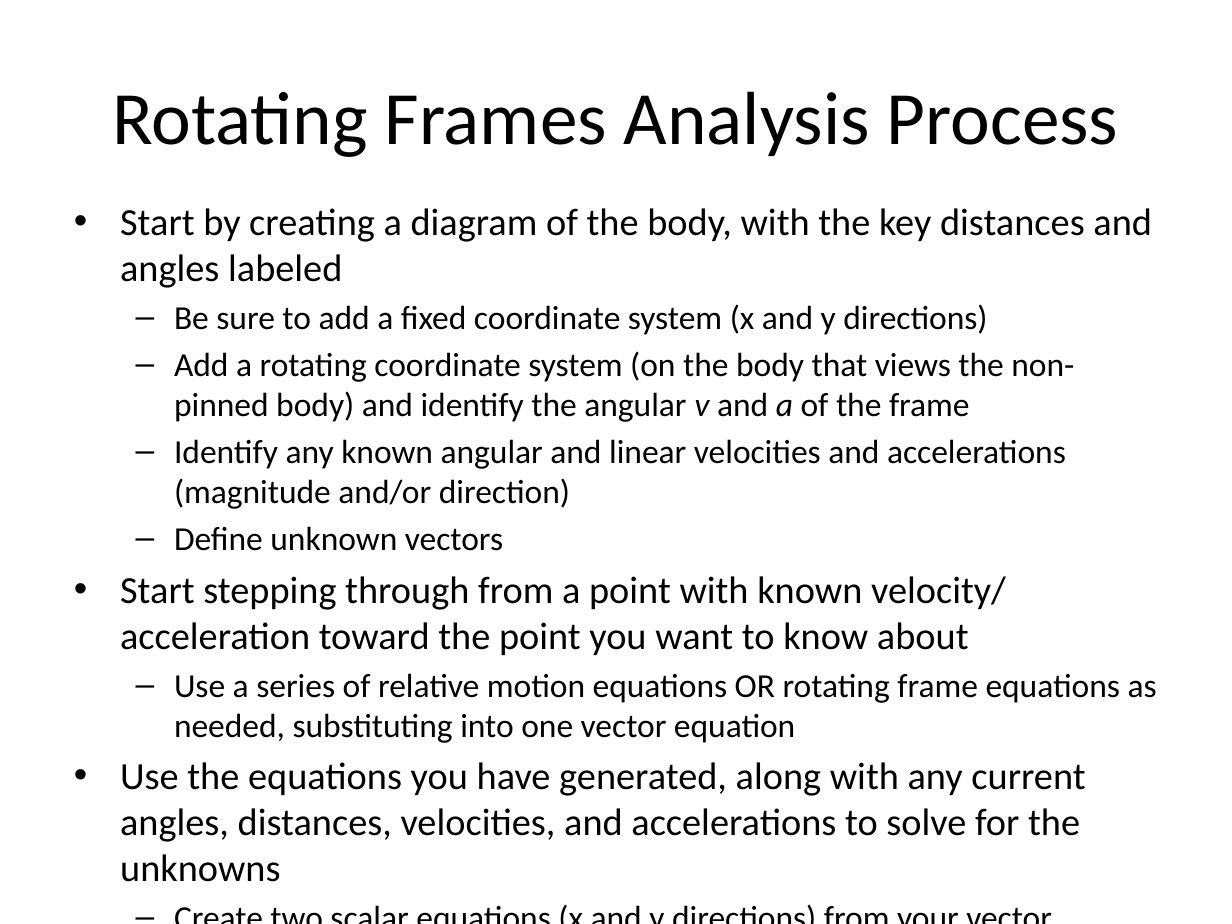
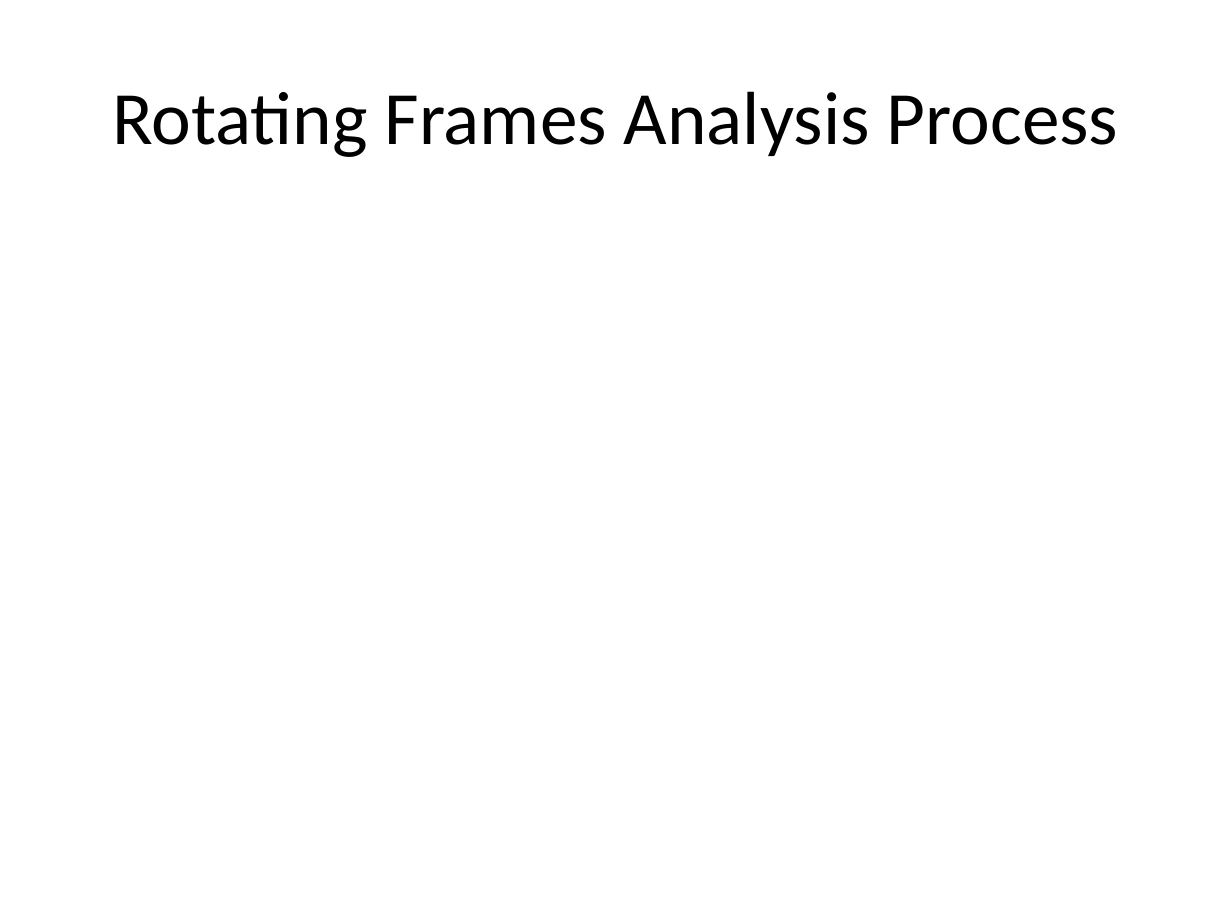
Before and after one commit to JacobMoore/mechanics_textbook, a slide deck: slide 10 of Lecture Slides/VideoLectureSlides/12.8 vector.pptx. Drawn at 1232x924 pixels with LibreOffice and Linux fonts; fonts in the diff are those of the drawing; grey boxes stand for pictures. Boxes give left, top, right and bottom in pixels: in the first picture for what was removed or moved away, otherwise in the second. Text is boxed around its words. In the diff, an @@ line names an element or a change of style, - is before the commit and + after.

```diff
--- a/Lecture Slides/VideoLectureSlides/12.8 vector.pptx
+++ b/Lecture Slides/VideoLectureSlides/12.8 vector.pptx
@@ text removed at (x1=120, y1=208, x2=1157, y2=882) @@
-• Start by creating a diagram of the body, with the key distances and angles labeled
-  – Be sure to add a fixed coordinate system (x and y directions)
-  – Add a rotating coordinate system (on the body that views the non-pinned body) and identify the angular v and a of the frame
-  – Identify any known angular and linear velocities and accelerations (magnitude and/or direction)
-  – Define unknown vectors
-• Start stepping through from a point with known velocity/ acceleration toward the point you want to know about
-  – Use a series of relative motion equations OR rotating frame equations as needed, substituting into one vector equation
-• Use the equations you have generated, along with any current angles, distances, velocities, and accelerations to solve for the unknowns
-  – Create two scalar equations (x and y directions) from your vector equation to solve for up to two unknowns
```
Also in this commit, not shown: 1 other slide changed, 3 other files.
